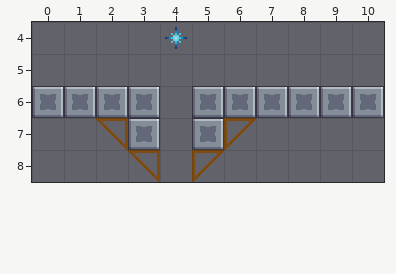
Two states of a Tiled map (JSON), Assets/Level_Editor/TileMap/Room_0.tmj. Above: the version before the commit.
Cells are 32x32 px. Shown: x 0..10, y 4..8.
After:
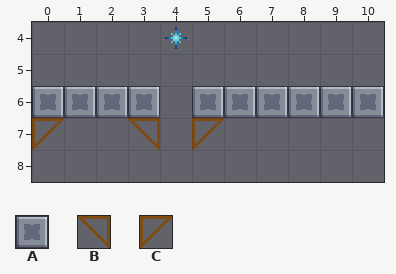
Key: from "tileSet": A 33, B 116, C 117.
_ is an empty cell.
From old to new:
Layer "Blocks":
y 7: x 0 _ -> C; x 2..3 BA -> _B; x 5..6 AC -> C_
y 8: x 3 B -> _; x 5 C -> _
